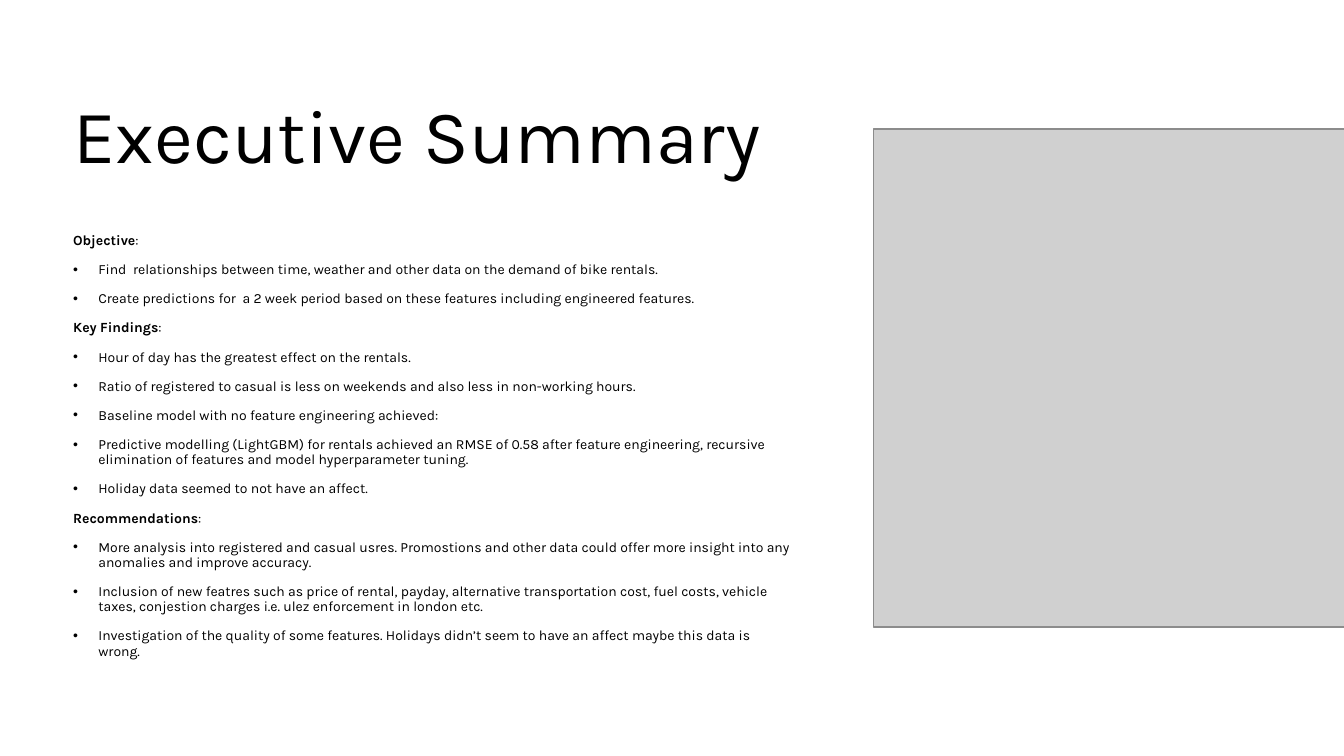
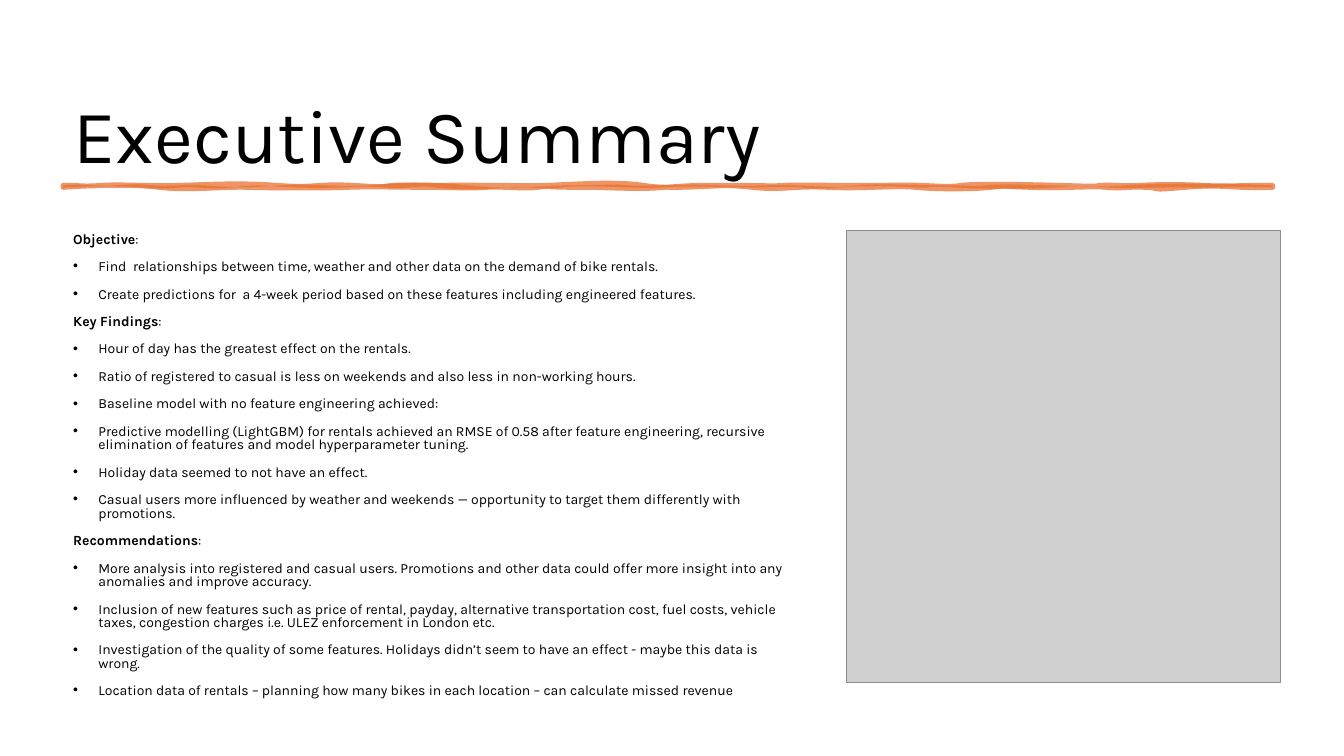
Before and after one commit to lrcode97/bike_demand_2025, a slide deck: slide 2 of presentation.pptx (slide 3 before the commit). Drawn at 1344x756 pixels with LibreOffice and Linux fonts; fonts in the diff are those of the drawing; grey boxes stand for pictures. Boxes give left, top, right and bottom in pixels: in the first picture for what was removed or moved away, otherwise in the second. Text is boxed around its words. In the diff, an @@ line names an element or a change of style, - is before the commit and + after.

```diff
--- a/presentation.pptx
+++ b/presentation.pptx
@@ freeform shape added at (64,186,1273,188), fill #E97132 at 75% opacity, outline #E97132 3.5 pt @@
@@ text at (73,234,765,546): line spacing 0.9 to 0.8 @@
@@ picture: place and size @@
-picture at (874,129,1344,627)
+picture at (846,231,1280,683)
@@ text at (98,289,695,303): text changed @@
-• Create predictions for a 2 week period based on these features including engineered features.
+• Create predictions for a 4-week period based on these features including engineered features.
@@ text at (98,467,741,522): text changed @@
-• Holiday data seemed to not have an affect.
+• Holiday data seemed to not have an effect.
+• Casual users more influenced by weather and weekends — opportunity to target them differently with promotions.
@@ text at (98,563,783,672): text changed @@
-• More analysis into registered and casual usres. Promostions and other data could offer more insight into any anomalies and improve accuracy.
-• Inclusion of new featres such as price of rental, payday, alternative transportation cost, fuel costs, vehicle taxes, conjestion charges i.e. ulez enforcement in london etc.
-• Investigation of the quality of some features. Holidays didn’t seem to have an affect maybe this data is wrong.
+• More analysis into registered and casual users. Promotions and other data could offer more insight into any anomalies and improve accuracy.
+• Inclusion of new features such as price of rental, payday, alternative transportation cost, fuel costs, vehicle taxes, congestion charges i.e. ULEZ enforcement in London etc.
+• Investigation of the quality of some features. Holidays didn’t seem to have an effect - maybe this data is wrong.
+• Location data of rentals – planning how many bikes in each location – can calculate missed revenue
```
Also in this commit, not shown: 5 other slides changed, 8 slides added, 9 slides removed, 12 other files.
